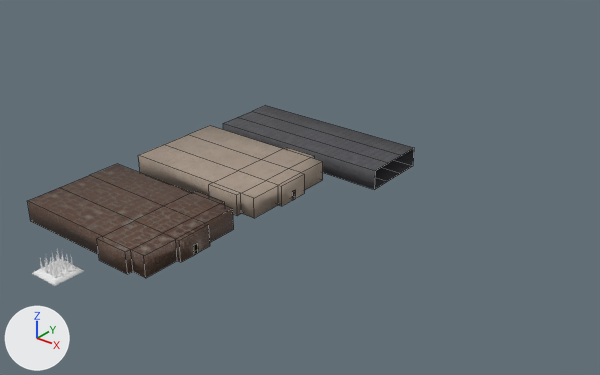
What one commit did to the Blender file LoopingDoors/Assets/Blender_Files/For_Stage02/Stage_02_models.blend.
Camera for both pictures: a 50 mm lens placed at (74.8, -63.5, 51.7), pointed at (11.7, 15.4, 2.8). The axes (+X, +Y, +Z) are drawn at lower left. The lights are the same throughout. Mesh edges are drawn as thin lines on the coarser meshes.

Before the edit, the objects in view are built like this:
```python
me_cone_042 = bpy.data.meshes.new('Cone.042')
me_cone_042.from_pydata(...)  # 188 vertices, 200 faces; spans x -2.19..2.19, y -17.77..-13.61, z -0.1..2.28
me_cone_042.polygons.foreach_set('use_smooth', [True] * 200)
# faces by material slot: [77, 123]
me_cone_042.materials.append(mat_material_001)  # its picture is missing
me_cone_042.materials.append(mat_metalcorrodedheavy001_1k)  # its picture is missing
me_cube_001 = bpy.data.meshes.new('Cube.001')
me_cube_001.from_pydata(...)  # 98 vertices, 40 faces; spans x -13.2..9.8, y -11.0..5.6, z 0.0..3.0
# faces by material slot: [28, 12]
me_cube_001.materials.append(mat_poliigon_brickwallreclaimed_8320_1k)
me_cube_001.materials.append(mat_poliigon_grasspatchyground_4585_1k)
me_cube_015 = bpy.data.meshes.new('Cube.015')
me_cube_015.from_pydata(...)  # 16 vertices, 8 faces; spans x -15.0..15.0, y 28.5..39.3, z -1.5..1.5
me_cube_015.materials.append(mat_poliigon_woodroofshingle_7834_1k)
ob_room_002 = bpy.data.objects.new('Room_002', me_cube_001)
ob_room_002.location = (0.0, 0.0, 0.0)
ob_room_003 = bpy.data.objects.new('Room_003', me_cube_015)
ob_room_003.location = (0.0, 0.0, 0.0)
ob_spike = bpy.data.objects.new('Spike', me_cone_042)
ob_spike.location = (0.0, 0.0, 0.0)
# also in view: 'Room_001' at (-1.7, 16.3, 1.5)
```
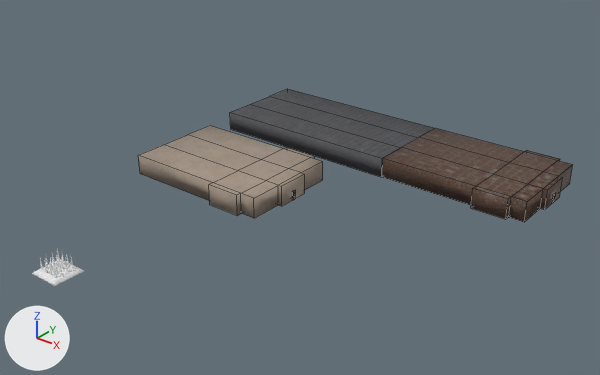
Where the newer file only moved an object's origin or applied its transform, the numbers keep the older frame.

The change, as a diff of the scene's bpy script:
```diff
--- a/LoopingDoors/Assets/Blender_Files/For_Stage02/Stage_02_models.blend.py
+++ b/LoopingDoors/Assets/Blender_Files/For_Stage02/Stage_02_models.blend.py
@@ me_cube_015 @@
 me_cube_015.from_pydata(...)  # 16 vertices, 8 faces; spans x -15.0..15.0, y 28.5..39.3, z -1.5..1.5
 # used by ob_room_003; location = (0.0, 0.0, 0.0)
+# me_cube_015 part 1: the whole mesh is scaled about its middle by (1, 1.4, 1), then moved by (0.2, 3.7, 1.5)
 me_cube_015.materials.append(mat_poliigon_woodroofshingle_7834_1k)
@@ ob_room_002 @@
 ob_room_002 = bpy.data.objects.new('Room_002', me_cube_001)
-ob_room_002.location = (0.0, 0.0, 0.0)
+ob_room_002.location = (28.38, 40.3, 0.0)
```

Boxes [x1, y1, x2, y2] around the edits, measured in the pictures (600 x 375 px):
'Room_002', moved
    before: [27, 164, 234, 278]
    after: [382, 128, 573, 222]
'Room_003', mesh rescaled (7% wider)
    before: [223, 106, 414, 189]
    after: [230, 89, 434, 177]
